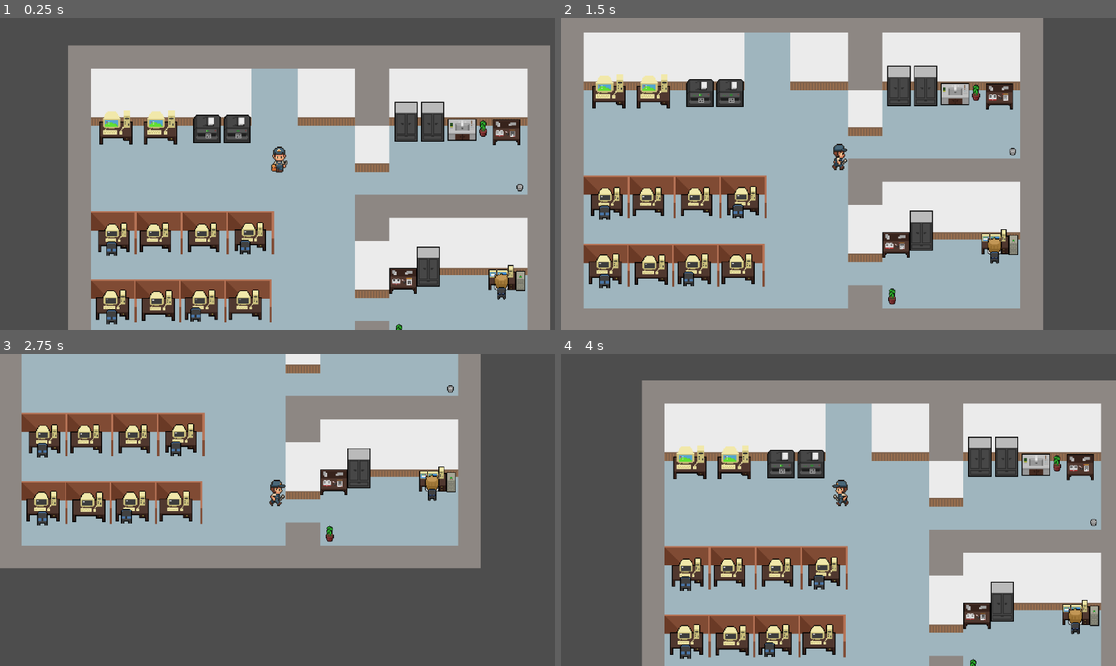
Above: before the commit, frames 1-4 (two rows, left to right).
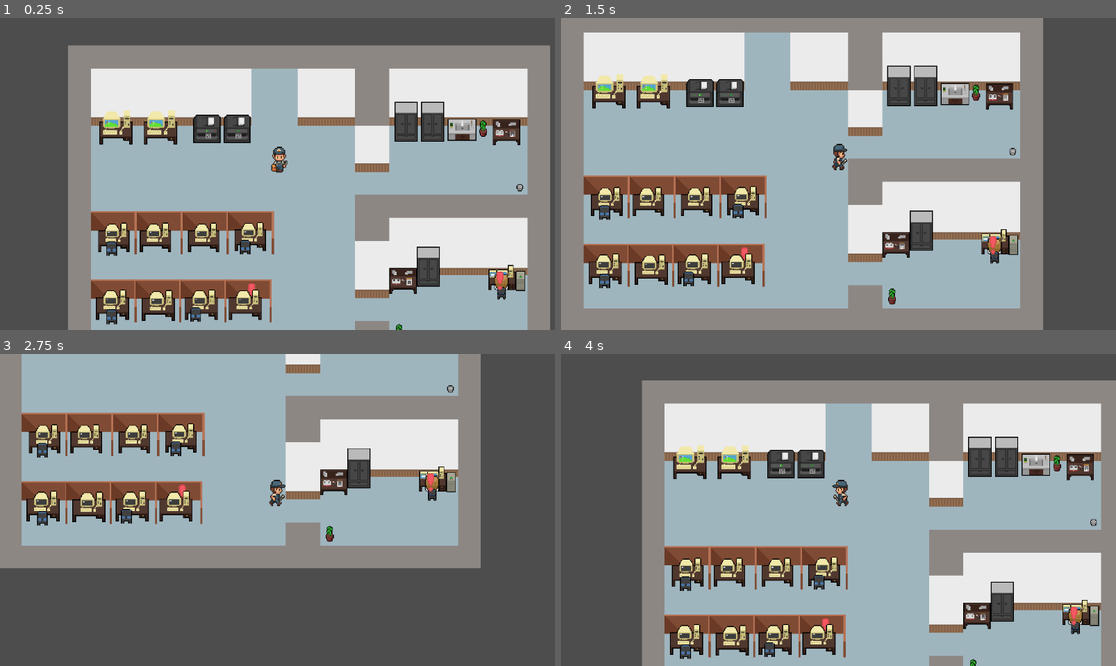
Above: after the commit, the same moments.

Repository: Lenni707/gamejam
Game: Godot game, scene res://Scenes/game.tscn
Same seed, same stepped clock (60 frames per second), same inputs: the game is played once before the commit and once after it.
Inputs:
- Up to frame 1 (0.25 s): no input
- Up to frame 2 (1.5 s): tap Enter (ui_accept) at 0.5, 0.77, 1.25 s; hold D (right) 0.53-1.28 s; hold E (Interagieren) 0.53-1.28 s; hold S (down) from 1.28 s (still down); tap E (Interagieren) at 1.35 s
- Up to frame 3 (2.75 s): tap Enter (ui_accept) at 1.52 s; release S (down) at 2.03 s; hold D (right) from 2.03 s (still down); hold E (Interagieren) from 2.03 s (still down)
- Up to frame 4 (4 s): tap Enter (ui_accept) at 2.75, 3.02, 3.77 s; release D (right) at 2.78 s; release E (Interagieren) at 2.78 s; hold W (up) 2.78-3.53 s; tap E (Interagieren) at 2.85 s; hold A (left) from 3.53 s (still down); hold E (Interagieren) from 3.53 s (still down)

The runs differ from the first frame. In frame 1, less than 0.1% of the frame differs, in the area x 44-91%, y 81-90%; in frame 2, less than 0.1%; in frame 3, less than 0.1%; in frame 4, less than 0.1%.

Commit message:
bug fixes

Diff:
--- a/scripts/cable_connect.gd
+++ b/scripts/cable_connect.gd
@@ -54,6 +54,9 @@
 			print("richtig:", first_selected.name, "+", item.name)
 			first_selected.modulate = Color(0, 1, 0)
 			item.modulate = Color(0, 1, 0)
+			# Buttens deaktiviern
+			first_selected.disabled = true
+			item.disabled = true
 		else:
 			print("falsch")
 			first_selected.modulate = Color(1, 1, 1)  # Reset Farbe
--- a/scripts/game.gd
+++ b/scripts/game.gd
@@ -13,8 +13,8 @@
 		"Computer3": $alarms/Alarm3
 	}
 
-	#for i in alarms.keys():
-		#trigger_problem(i)
+	for i in alarms.keys():
+		trigger_problem(i)
 func trigger_problem(name):
 	if name in alarms:
 		alarms[name].trigger_alarm()
